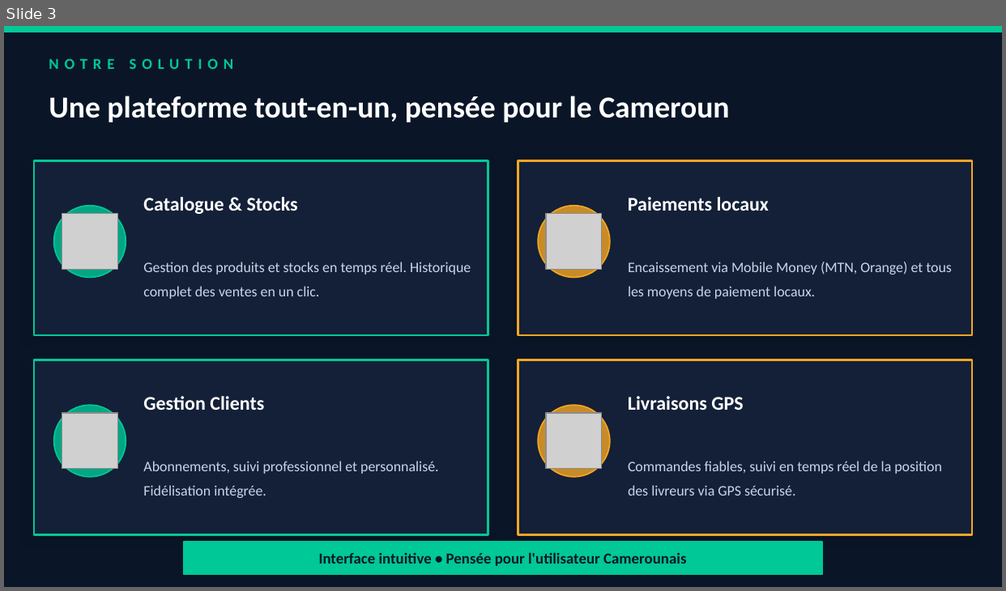
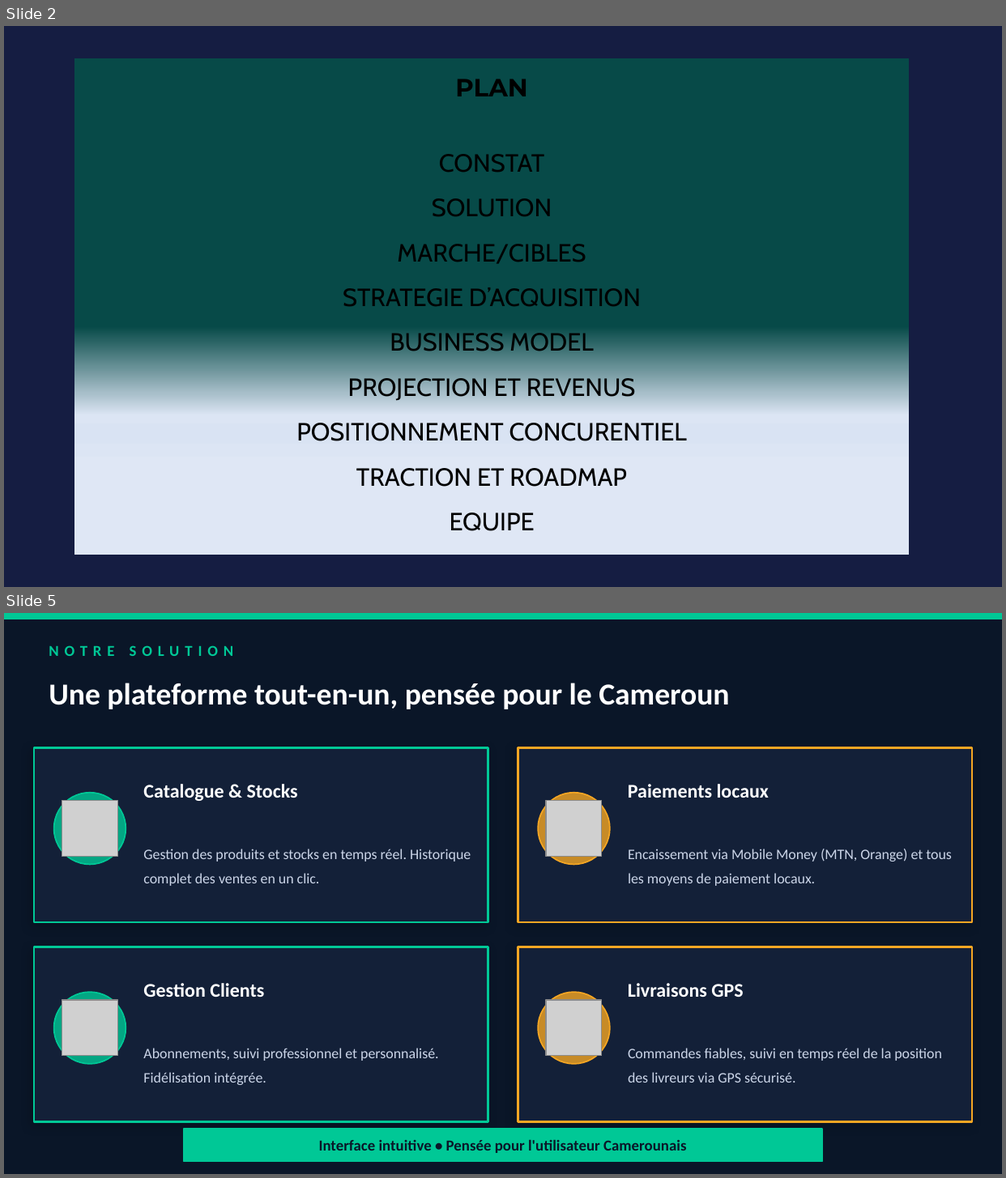
Before and after one commit to awalousadoub-debug/aweba, a slide deck: DeltaSaaS_PitchDeck_Ameliore.pptx. Shown one above the other, each under a label of ours: slide 3 before the commit, slides 2 and 5 after it; the slides between them are not shown. The pictures are 1006x591 and 1006x1178 pixels, drawn with LibreOffice and Linux fonts; fonts in the diff are those of the drawing; grey boxes stand for pictures. Boxes give left, top, right and bottom in pixels: in the first picture for what was removed or moved away, otherwise in the second. Text is boxed around its words. In the diff, an @@ line names an element or a change of style, - is before the commit and + after.

```diff
--- a/DeltaSaaS_PitchDeck_Ameliore.pptx
+++ b/DeltaSaaS_PitchDeck_Ameliore.pptx
@@ slide 2 added at (x1=4, y1=26, x2=1002, y2=587), background #151D42 @@
@@ rectangle added at (x1=74, y1=58, x2=909, y2=555), fill gradient #074A48 to #DCE5F4 to #D9E3F3 to #DFE7F5, 18 pt, text #000000 @@
+PLAN
+CONSTAT
+SOLUTION
+MARCHE/CIBLES
+STRATEGIE D’ACQUISITION
+BUSINESS MODEL
+PROJECTION ET REVENUS
+POSITIONNEMENT CONCURENTIEL
+TRACTION ET ROADMAP
+EQUIPE
@@ what was slide 3 is now slide 5 @@
```
Also in this commit, not shown: 7 slides changed, 2 other slides added, 3 other files.
